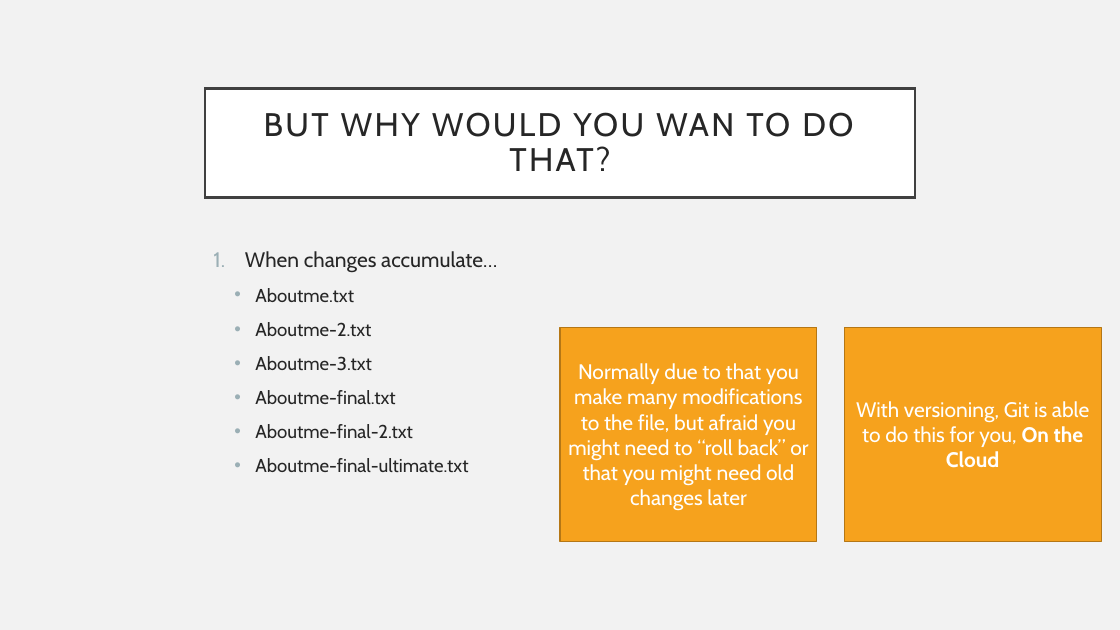
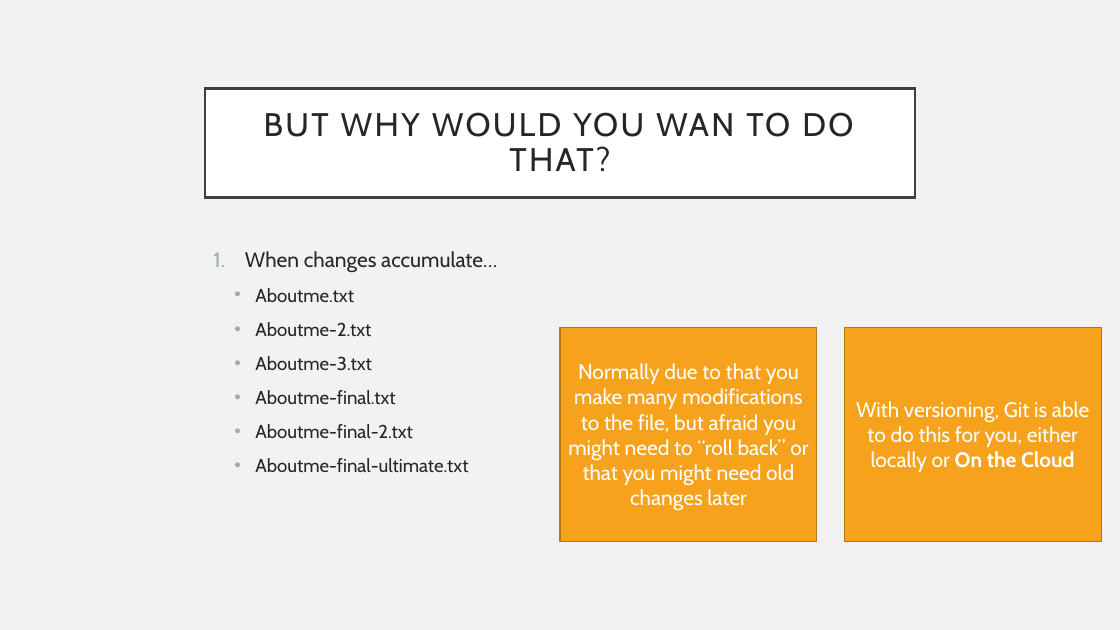
Before and after one commit to asyrul21/recode-demos, a slide deck: slide 5 of GitBasics/slides/gitbasics.pptx (slide 6 before the commit). Drawn at 1120x630 pixels with LibreOffice and Linux fonts; fonts in the diff are those of the drawing. Boxes give left, top, right and bottom in pixels: in the first picture for what was removed or moved away, otherwise in the second. Text is boxed around its words. In the diff, an @@ line names an element or a change of style, - is before the commit and + after.

```diff
--- a/GitBasics/slides/gitbasics.pptx
+++ b/GitBasics/slides/gitbasics.pptx
@@ text in rectangle at box(856, 401, 1089, 472): text changed @@
-With versioning, Git is able to do this for you, On the Cloud
+With versioning, Git is able to do this for you, either locally or On the Cloud
```
Also in this commit, not shown: 1 other slide changed, 1 slide added, 2 slides removed, 3 other files.
